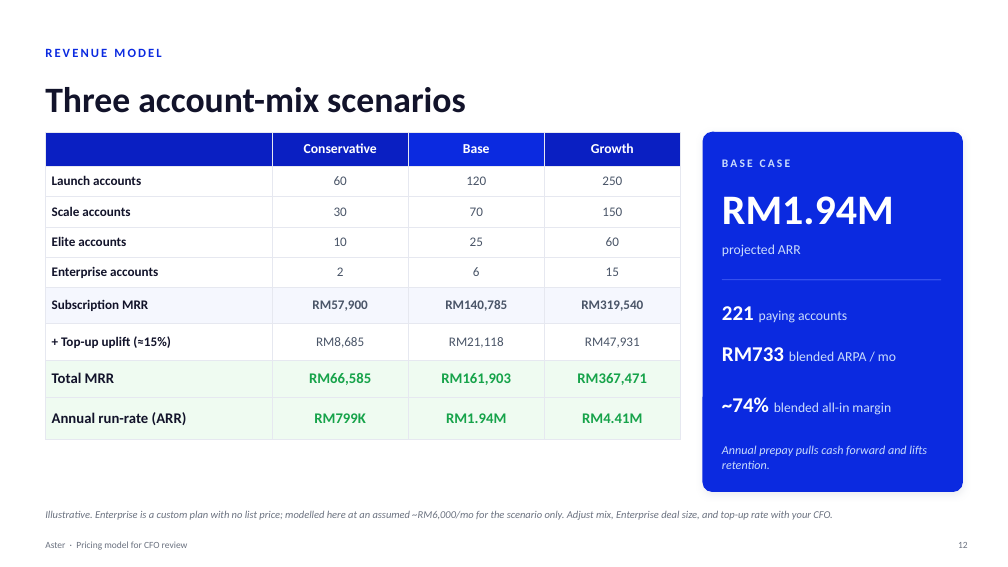
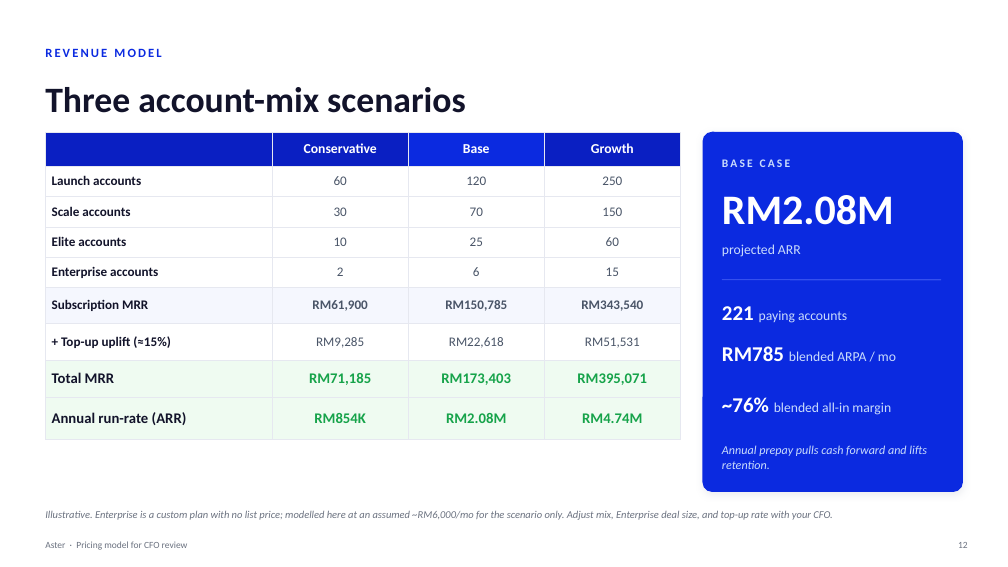
Before and after one commit to shahramly83/aster, a slide deck: slide 12 of docs/aster-pricing-cfo.pptx. Drawn at 1008x567 pixels with LibreOffice and Linux fonts; fonts in the diff are those of the drawing. Boxes give left, top, right and bottom in pixels: in the first picture for what was removed or moved away, otherwise in the second. Text is boxed around its words. In the diff, an @@ line names an element or a change of style, - is before the commit and + after.

```diff
--- a/docs/aster-pricing-cfo.pptx
+++ b/docs/aster-pricing-cfo.pptx
@@ table at [45,132,681,429] @@
-row 6: Subscription MRR | RM57,900 | RM140,785 | RM319,540
+row 6: Subscription MRR | RM61,900 | RM150,785 | RM343,540
-row 7: + Top-up uplift (≈15%) | RM8,685 | RM21,118 | RM47,931
+row 7: + Top-up uplift (≈15%) | RM9,285 | RM22,618 | RM51,531
-row 8: Total MRR | RM66,585 | RM161,903 | RM367,471
+row 8: Total MRR | RM71,185 | RM173,403 | RM395,071
-row 9: Annual run-rate (ARR) | RM799K | RM1.94M | RM4.41M
+row 9: Annual run-rate (ARR) | RM854K | RM2.08M | RM4.74M
@@ text at [722,195,894,225]: text changed @@
-RM1.94M
+RM2.08M
@@ text at [722,346,896,361]: text changed @@
-RM733 blended ARPA / mo
+RM785 blended ARPA / mo
@@ text at [722,397,891,415]: text changed @@
-~74% blended all-in margin
+~76% blended all-in margin
```
Also in this commit, not shown: 5 other slides changed.
